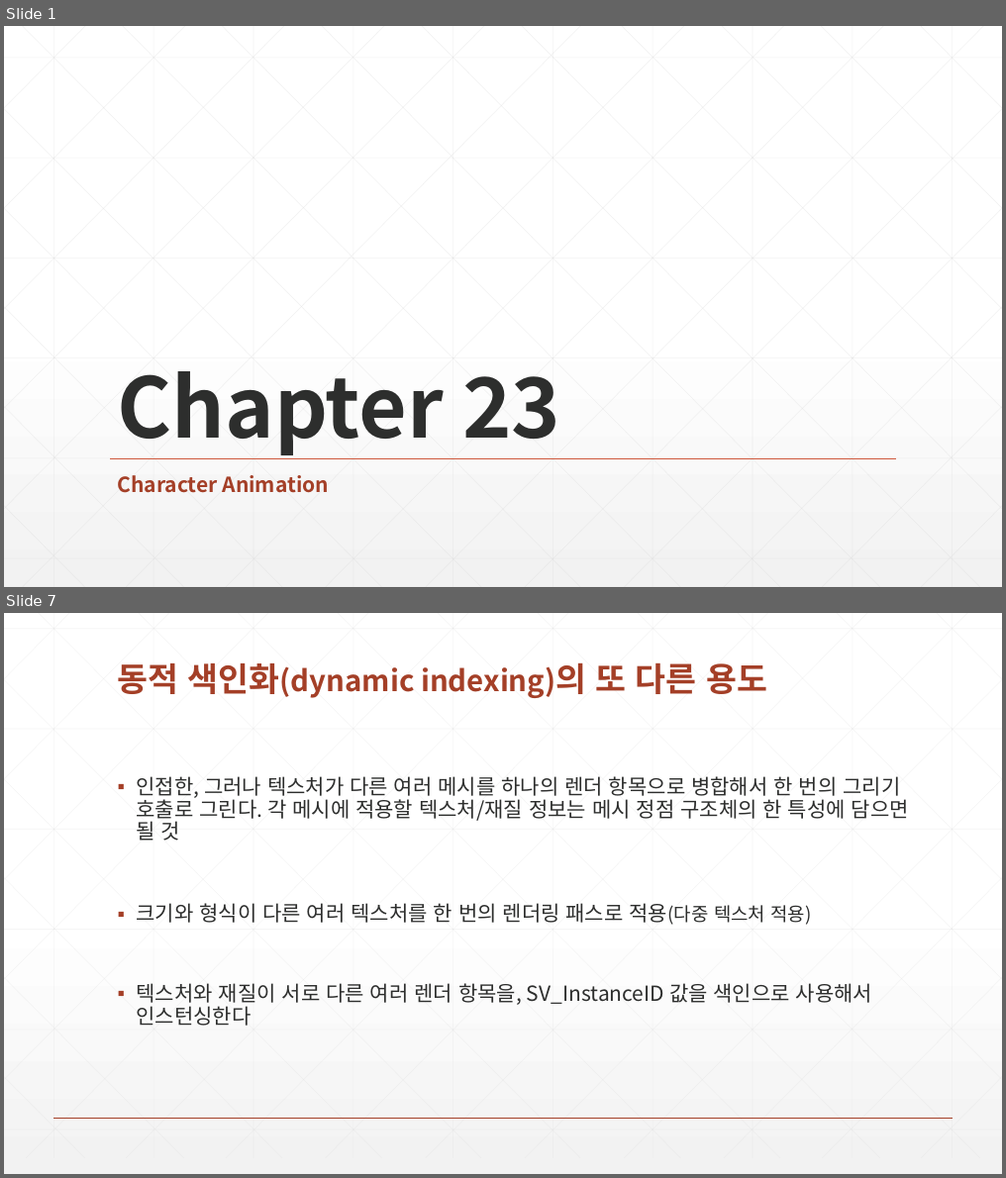
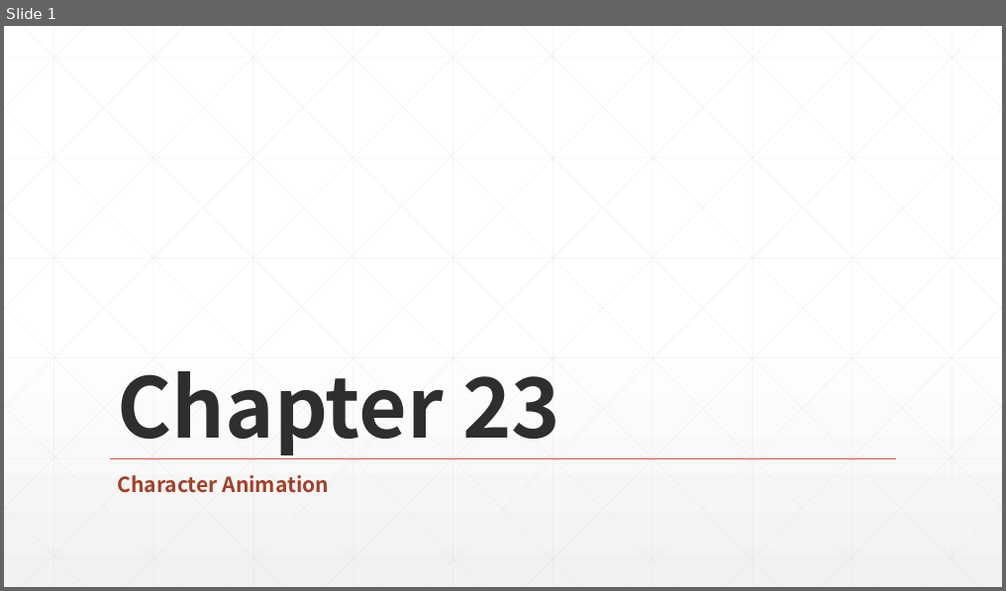
Before and after one commit to earthboom/CodingStudy, a slide deck: Common/Chapter 23 Character Animation.pptx. Shown one above the other, each under a label of ours: slides 1 and 7 before the commit, slide 1 after it; the slides between them are not shown. The pictures are 1006x1178 and 1006x591 pixels, drawn with LibreOffice and Linux fonts; fonts in the diff are those of the drawing. Boxes give left, top, right and bottom in pixels: in the first picture for what was removed or moved away, otherwise in the second. Text is boxed around its words. In the diff, an @@ line names an element or a change of style, - is before the commit and + after.

```diff
--- a/Common/Chapter 23 Character Animation.pptx
+++ b/Common/Chapter 23 Character Animation.pptx
@@ slide 7 removed at bbox=[4, 613, 1002, 1174], background gradient #FFFFFF to #F2F2F2 @@
@@ title removed at bbox=[118, 663, 767, 698] @@
-동적 색인화(dynamic indexing)의 또 다른 용도
@@ text removed at bbox=[137, 776, 909, 1026] @@
-▪ 인접한, 그러나 텍스처가 다른 여러 메시를 하나의 렌더 항목으로 병합해서 한 번의 그리기 호출로 그린다. 각 메시에 적용할 텍스처/재질 정보는 메시 정점 구조체의 한 특성에 담으면 될 것
-▪ 크기와 형식이 다른 여러 텍스처를 한 번의 렌더링 패스로 적용(다중 텍스처 적용)
-▪ 텍스처와 재질이 서로 다른 여러 렌더 항목을, SV_InstanceID 값을 색인으로 사용해서 인스턴싱한다
@@ group removed at bbox=[4, 613, 1002, 1158]: 46 lines @@
@@ line removed from (54, 1118) to (952, 1118) @@
```
Also in this commit, not shown: 10 slides added, 6 other slides removed.
